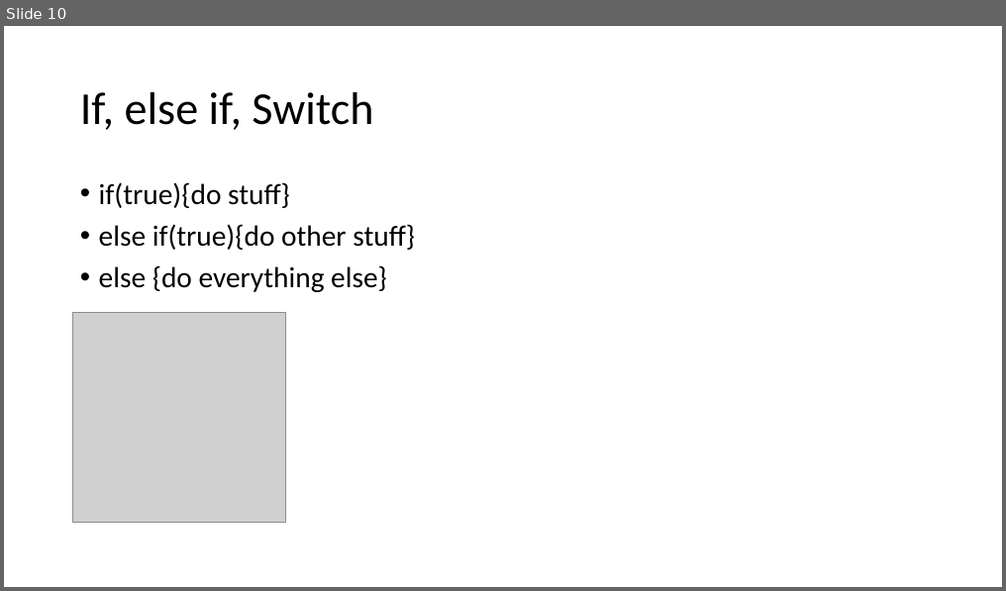
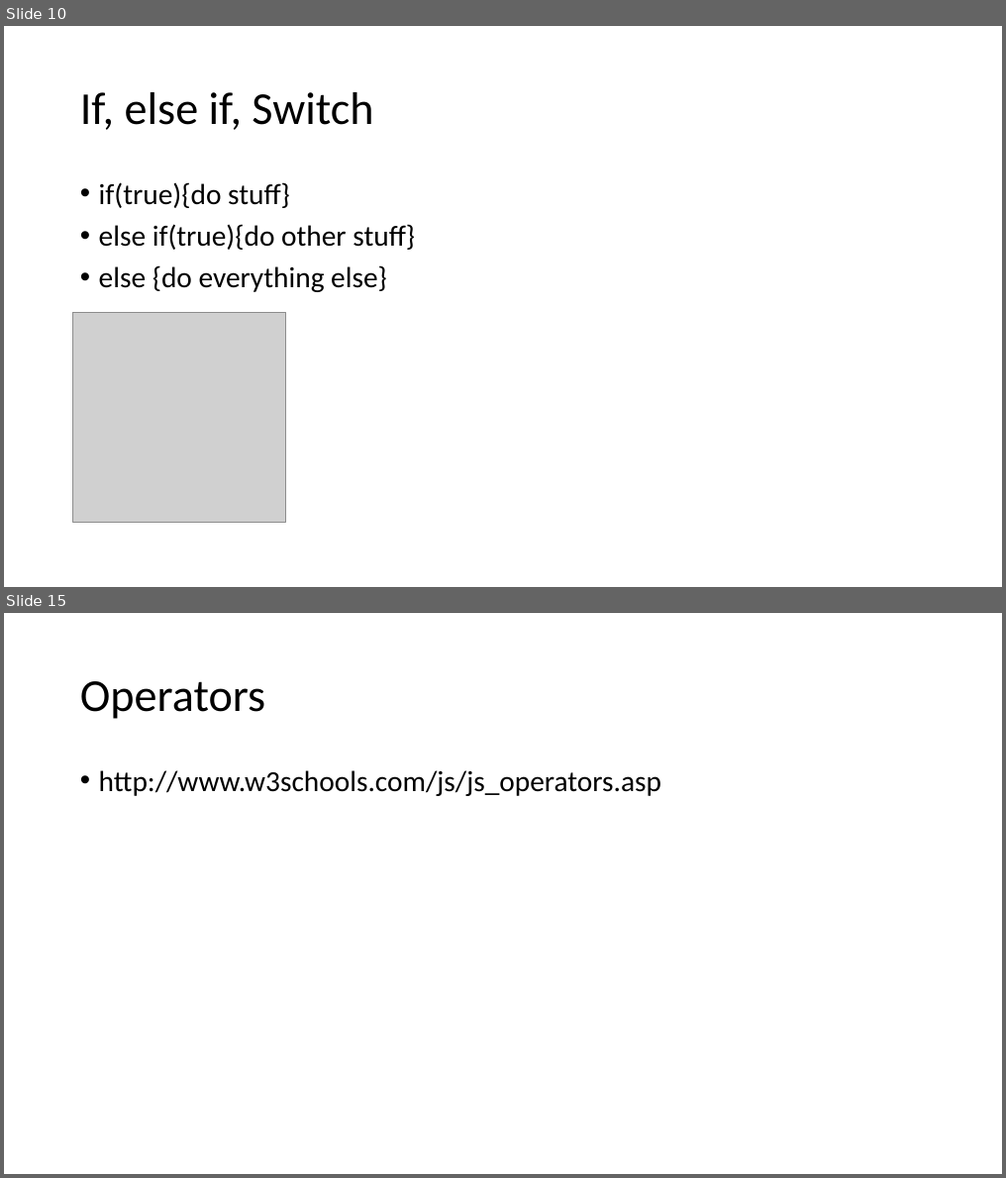
Before and after one commit to JansAkkaunt/JSTraining, a slide deck: JSTrainingj.pptx. Shown one above the other, each under a label of ours: slide 10 before the commit, slides 10 and 15 after it; the slides between them are not shown. The pictures are 1006x591 and 1006x1178 pixels, drawn with LibreOffice and Linux fonts; fonts in the diff are those of the drawing; grey boxes stand for pictures. Boxes give left, top, right and bottom in pixels: in the first picture for what was removed or moved away, otherwise in the second. Text is boxed around its words. In the diff, an @@ line names an element or a change of style, - is before the commit and + after.

```diff
--- a/JSTrainingj.pptx
+++ b/JSTrainingj.pptx
@@ slide 15 added at [4,613,1002,1174], background #FFFFFF @@
@@ title added at [80,681,265,719], 44 pt, text #000000 @@
+Operators
@@ text added at [99,770,661,796], 28 pt, text #000000 @@
+• http://www.w3schools.com/js/js_operators.asp
```
Also in this commit, not shown: 1 slide changed, 5 other slides added, 17 other files.
